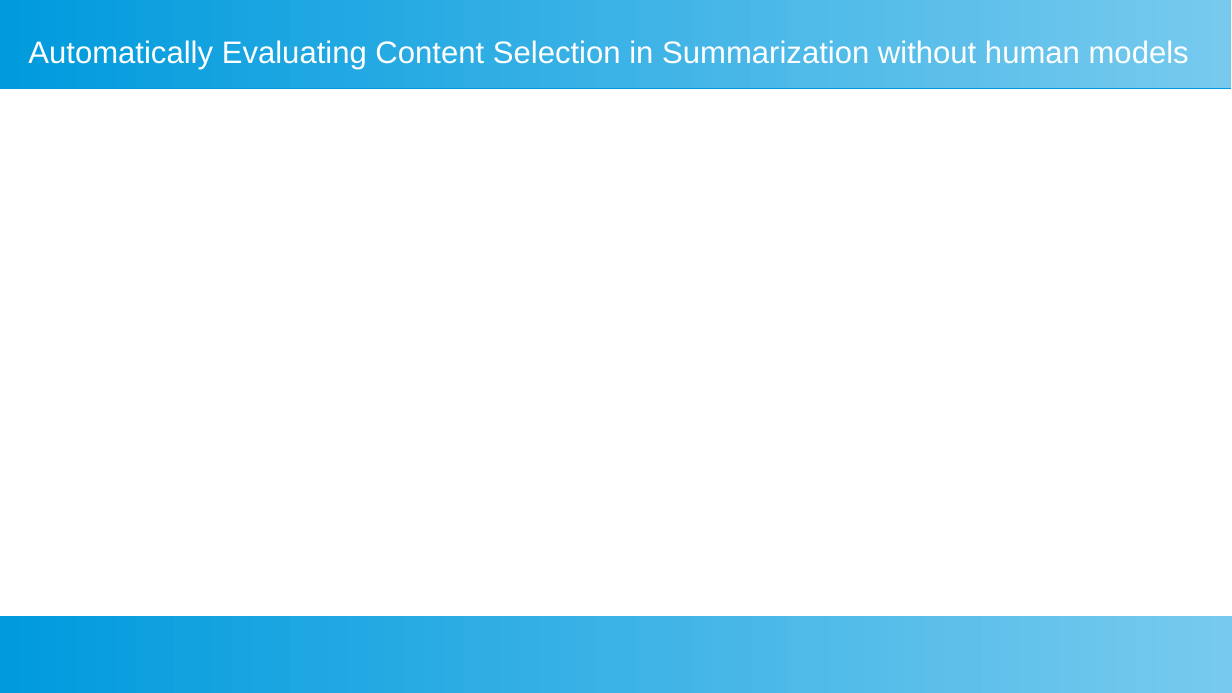
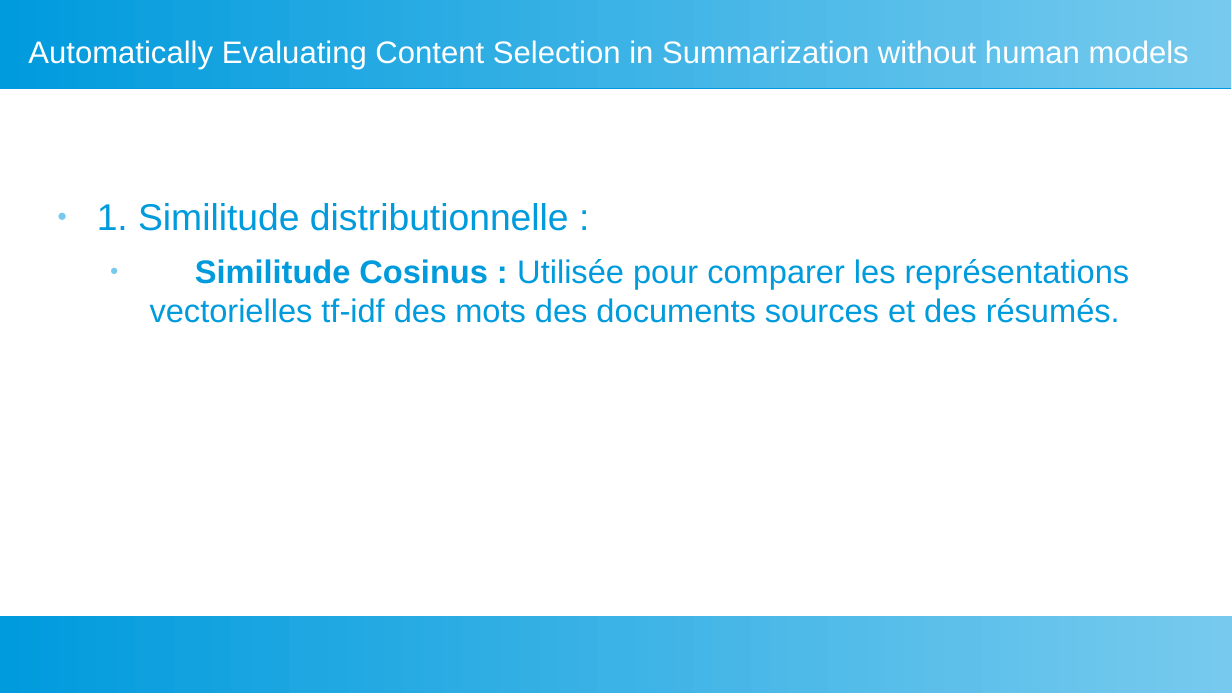
Before and after one commit to fannybachey/stage_2024, a slide deck: slide 31 of presentation/presentation_2.odp (slide 27 before the commit). Drawn at 1232x693 pixels with LibreOffice and Linux fonts; fonts in the diff are those of the drawing. Boxes give left, top, right and bottom in pixels: in the first picture for what was removed or moved away, otherwise in the second. Text is boxed around its words. In the diff, an @@ line names an element or a change of style, - is before the commit and + after.

```diff
--- a/presentation/presentation_2.odp
+++ b/presentation/presentation_2.odp
@@ text added at <box>97,203,1130,323</box>, 21 pt, text #009BDD @@
+● 1. Similitude distributionnelle :
+  ● Similitude Cosinus : Utilisée pour comparer les représentations vectorielles tf-idf des mots des documents sources et des résumés.
```
Also in this commit, not shown: 5 other slides changed, 7 slides added.
